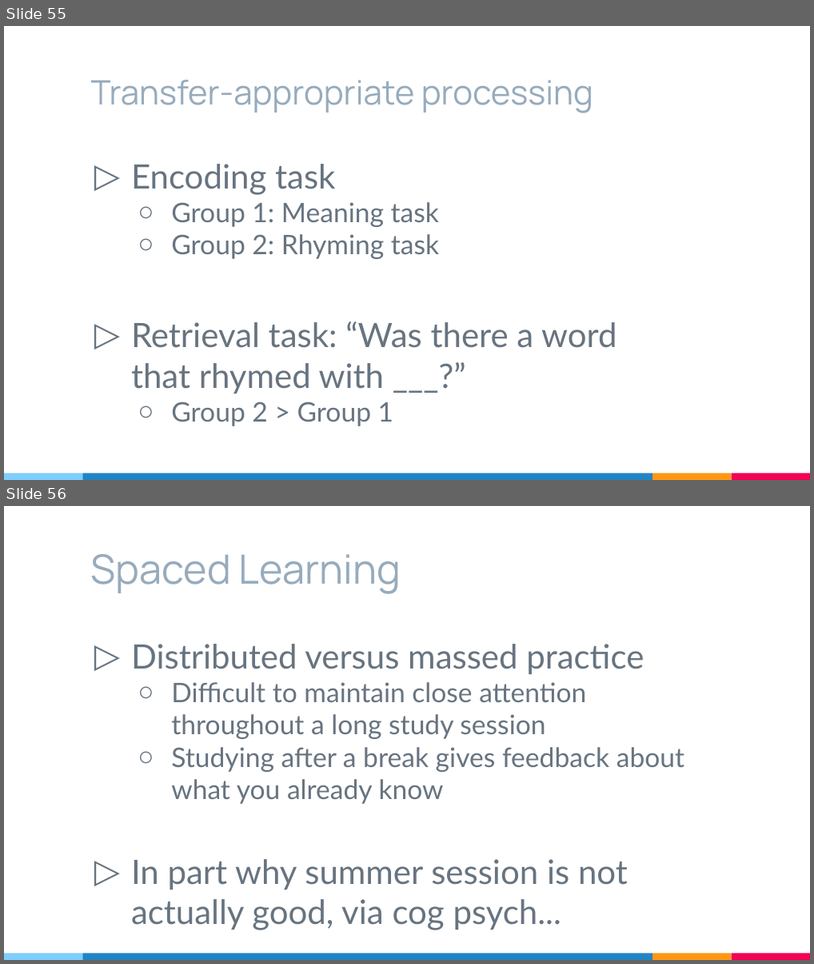
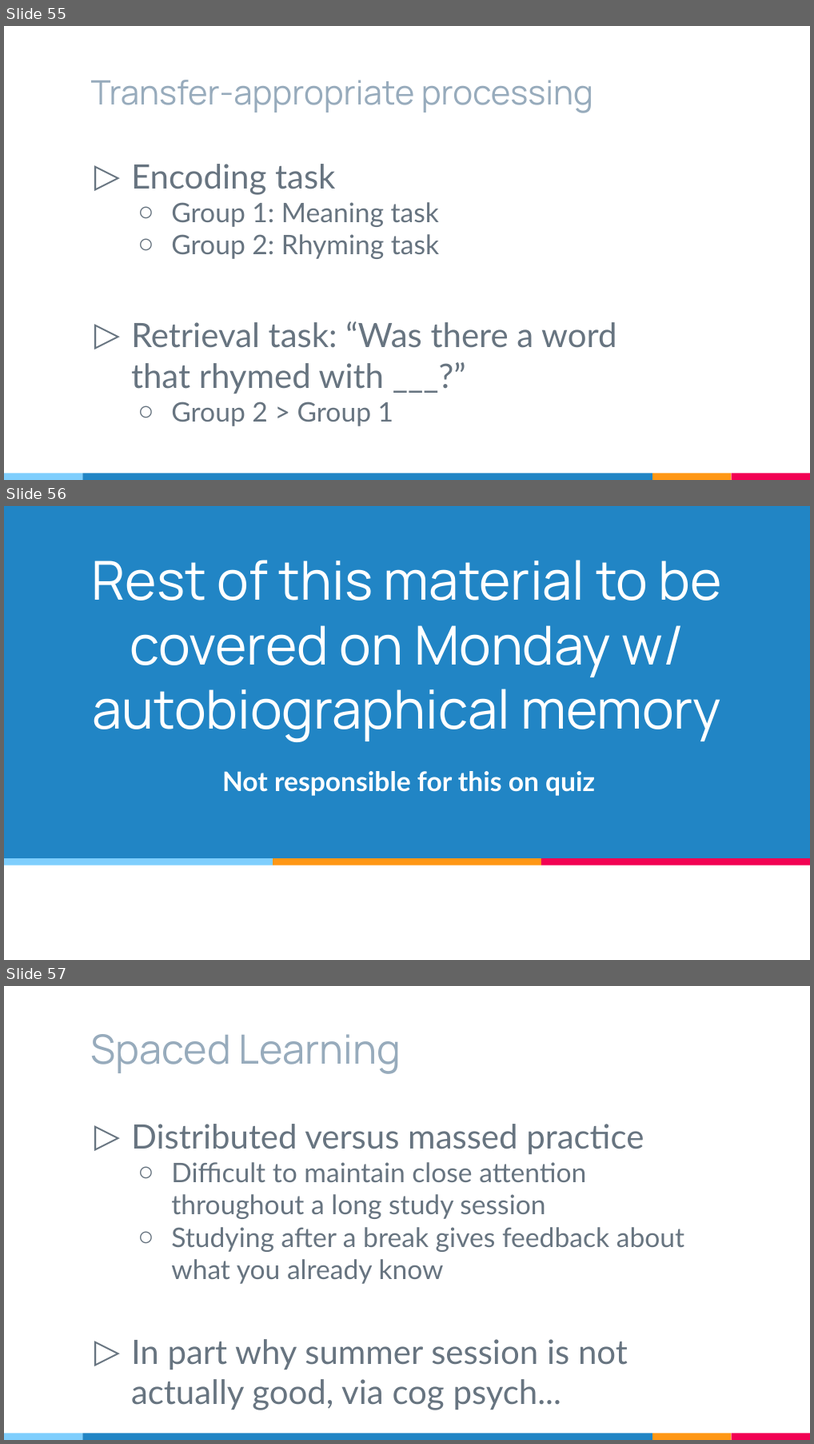
Before and after one commit to cogpsychduke2019/cogpsychduke2019.github.io, a slide deck: files/CogPsychDay12.pptx. Shown one above the other, each under a label of ours: slides 55 and 56 before the commit, slides 55, 56 and 57 after it. The pictures are 814x964 and 814x1444 pixels, drawn with LibreOffice and Linux fonts; fonts in the diff are those of the drawing. Boxes give left, top, right and bottom in pixels: in the first picture for what was removed or moved away, otherwise in the second. Text is boxed around its words. In the diff, an @@ line names an element or a change of style, - is before the commit and + after.

```diff
--- a/files/CogPsychDay12.pptx
+++ b/files/CogPsychDay12.pptx
@@ slide 56 added at (4, 506, 810, 960), background #FFFFFF @@
@@ rectangle added at (4, 506, 810, 858), fill #2185C5 @@
@@ title added at (92, 560, 722, 742), 48 pt, text #FFFFFF @@
+Rest of this material to be covered on Monday w/ autobiographical memory
@@ subtitle added at (222, 771, 595, 796), 24 pt, text #FFFFFF, bold @@
+Not responsible for this on quiz
@@ rectangle added at (4, 858, 273, 865), fill #7ECEFD @@
@@ rectangle added at (273, 858, 541, 865), fill #FF9715 @@
@@ rectangle added at (542, 858, 810, 865), fill #F20253 @@
@@ what was slide 56 is now slide 57 @@
```
